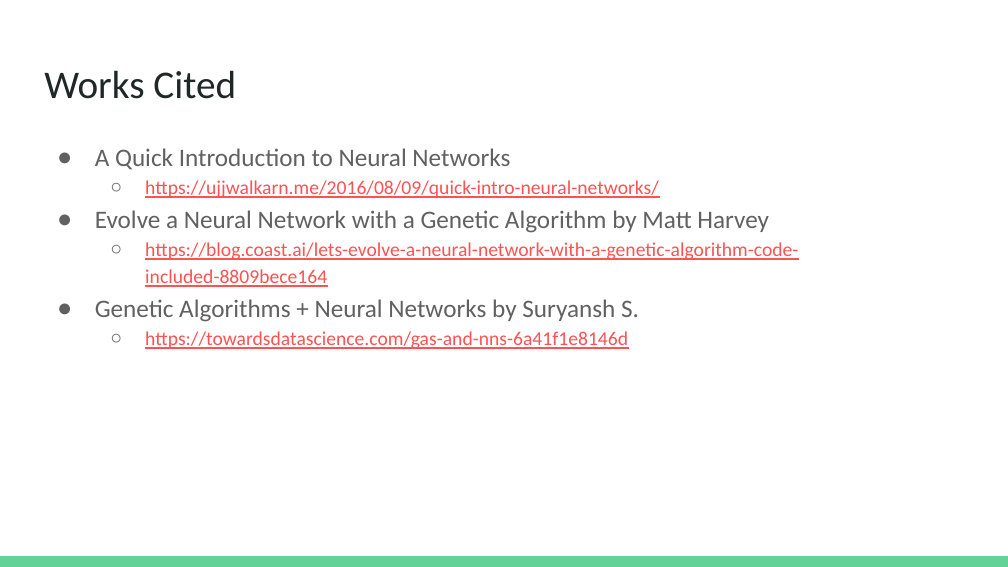
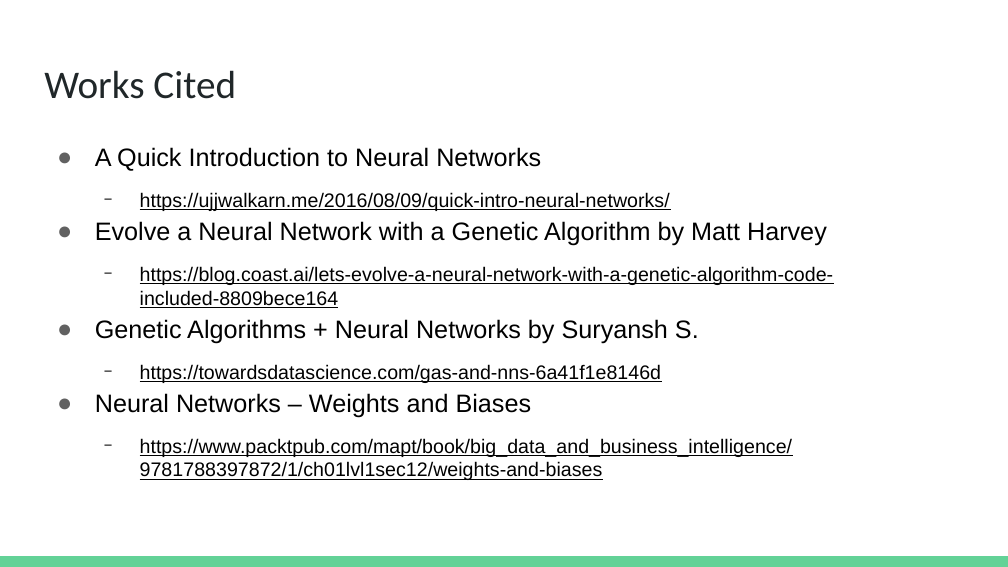
Before and after one commit to ZRich97/CSC480-CartPoleV1, a slide deck: slide 9 of presentation/Richardson_Cartpole.odp. Drawn at 1008x567 pixels with LibreOffice and Linux fonts; fonts in the diff are those of the drawing. Boxes give left, top, right and bottom in pixels: in the first picture for what was removed or moved away, otherwise in the second. Text is boxed around its words. In the diff, an @@ line names an element or a change of style, - is before the commit and + after.

```diff
--- a/presentation/Richardson_Cartpole.odp
+++ b/presentation/Richardson_Cartpole.odp
@@ text at [95, 147, 834, 383]: font Calibri to Arial in "A Quick Introduction to Neural Networks", "https://ujjwalkarn.me/2016/08/09/quick-intro-neural-networks ...", "Evolve a Neural Network with a Genetic ...", "https://blog.coast.ai/lets-evolve-a-neural-network-with-a-ge ..." and 2 more places; text colour #616161 to #000000 in "A Quick Introduction to Neural Networks", "Evolve a Neural Network with a Genetic ...", "Genetic Algorithms + Neural Networks by Suryansh ..."; text colour #FF5252 to #000000 in "https://ujjwalkarn.me/2016/08/09/quick-intro-neural-networks ...", "https://blog.coast.ai/lets-evolve-a-neural-network-with-a-ge ...", "https://towardsdatascience.com/gas-and-nns-6a41f1e8146d"; bullet ○ to −; line spacing 1.15 to 1; more space between paragraphs; bullet colour #616161 to #000000 @@
@@ text at [95, 393, 792, 480]: paragraphs added @@
+● Neural Networks – Weights and Biases
+  − https://www.packtpub.com/mapt/book/big_data_and_business_intelligence/9781788397872/1/ch01lvl1sec12/weights-and-biases
```
Also in this commit, not shown: 1 other slide changed, 2 other files.
